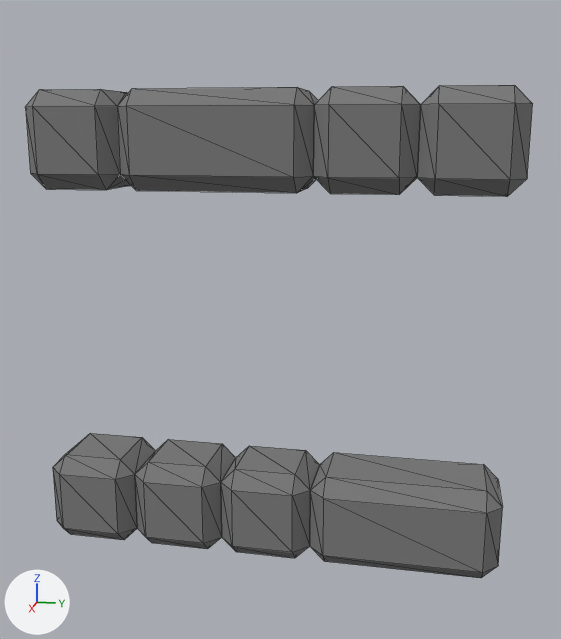
Renders of the glTF model objects/doorFrame.glb from each side of a commit.
The view is the same before and after, from a 50 mm lens placed at (1.591, -0.161, 0.423), pointed at (-0.01, -0.481, 0.023). Every picture has the same lights, and +X, +Y and +Z are marked at lower left. Mesh edges are drawn as thin lines. Vertices at the same position are counted once.

Names of what the first picture shows: 'doorFrame'.
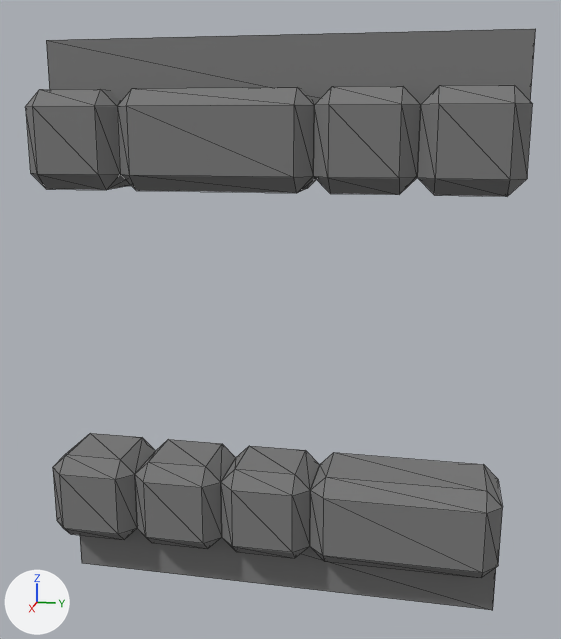
Changed parts and their boxes [x1, y1, x2, y2] in the pictures (561 x 639 px):
'doorFrame', reshaped (18% taller)
    before: [26, 85, 533, 578]
    after: [26, 29, 536, 610]
part 1 of me_cube_018, added
    after: [46, 29, 536, 610]

The change in detail:
me_cube_018 has 182 vertices, 352 faces and spans x -0.1..0.1, y -1.0..0.0, z -0.5..0.5.
me_cube_018 is used by ob_doorframe; location (0.0, 0.0, 0.0).
Verts and faces of me_cube_018; kept vertices keep their numbers, new ones are numbered from 182.
Part 1, on me_cube_018:
New vertex 182 is at (0.0, -0.965, 0.4).
New vertex 183 is at (0.0, -0.965, 0.6).
New vertex 184 is at (0.026, -0.965, 0.6), pixel (46, 40).
New vertex 185 is at (0.026, -0.965, 0.4).
New vertex 186 is at (0.026, -0.965, -0.4).
New vertex 187 is at (0.026, -0.965, -0.6), pixel (81, 563).
New vertex 188 is at (0.0, -0.965, -0.6).
New vertex 189 is at (0.0, -0.965, -0.4).
New vertices 190 to 197 stand at vertices 182 to 189, in that order, plus (0.0, 0.965, 0.0).
New faces: (182, 191, 190), (182, 183, 191), (184, 193, 192), (184, 185, 193), (186, 195, 194), (186, 187, 195).
New faces: (188, 197, 196), (188, 189, 197).
